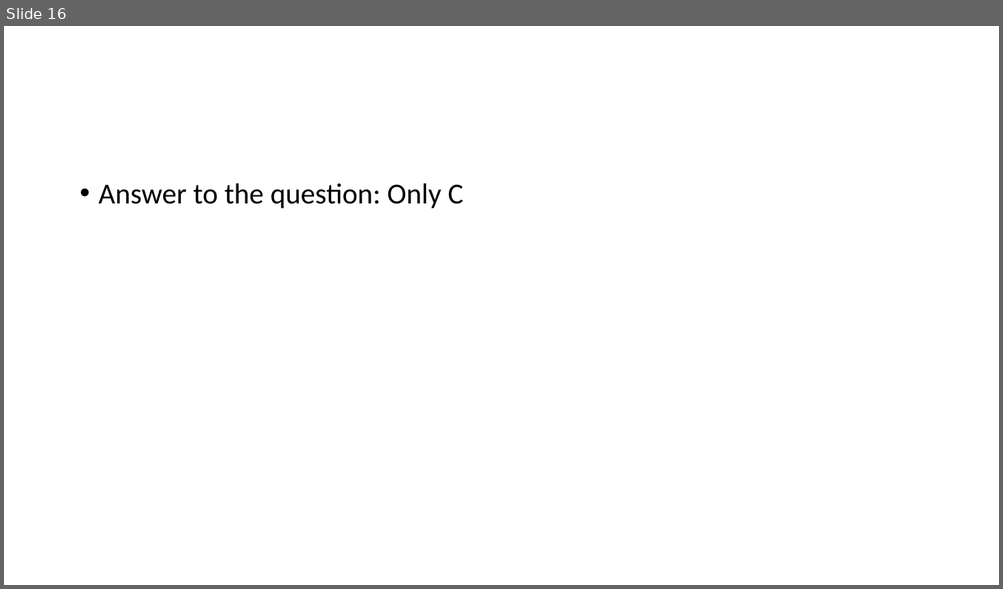
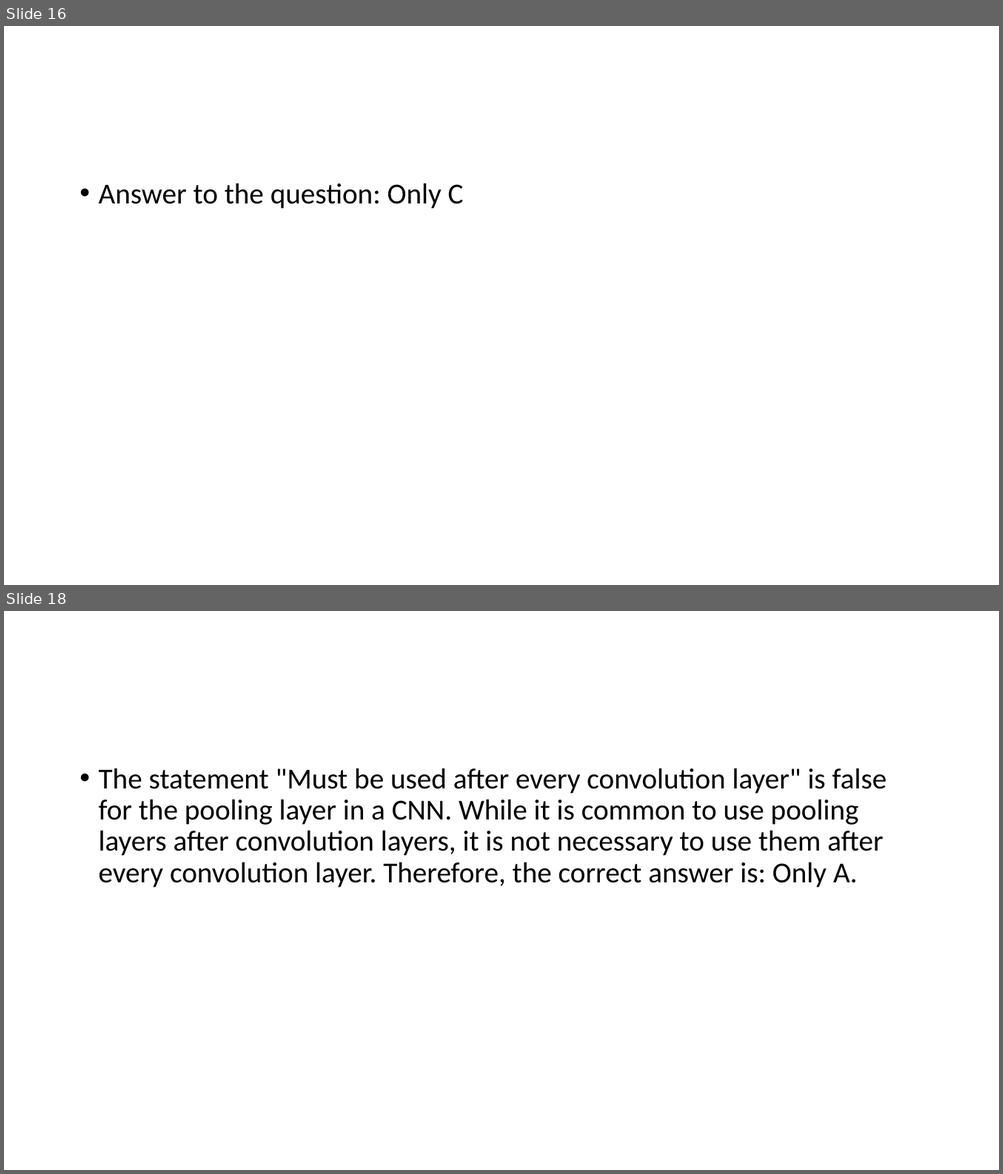
Before and after one commit to Saira55/Machine-Learning-Multiple-Choice-Questions, a slide deck: Machine Learning Quiz Question.pptx. Shown one above the other, each under a label of ours: slide 16 before the commit, slides 16 and 18 after it; the slides between them are not shown. The pictures are 1003x589 and 1003x1174 pixels, drawn with LibreOffice and Linux fonts; fonts in the diff are those of the drawing. Boxes give left, top, right and bottom in pixels: in the first picture for what was removed or moved away, otherwise in the second. Text is boxed around its words. In the diff, an @@ line names an element or a change of style, - is before the commit and + after.

```diff
--- a/Machine Learning Quiz Question.pptx
+++ b/Machine Learning Quiz Question.pptx
@@ slide 18 added at bbox=[4, 611, 999, 1170], background #FFFFFF @@
@@ text added at bbox=[99, 768, 887, 888], 28 pt, text #000000 @@
+• The statement "Must be used after every convolution layer" is false for the pooling layer in a CNN. While it is common to use pooling layers after convolution layers, it is not necessary to use them after every convolution layer. Therefore, the correct answer is: Only A.
```
Also in this commit, not shown: 1 other slide added, 1 slide removed.
